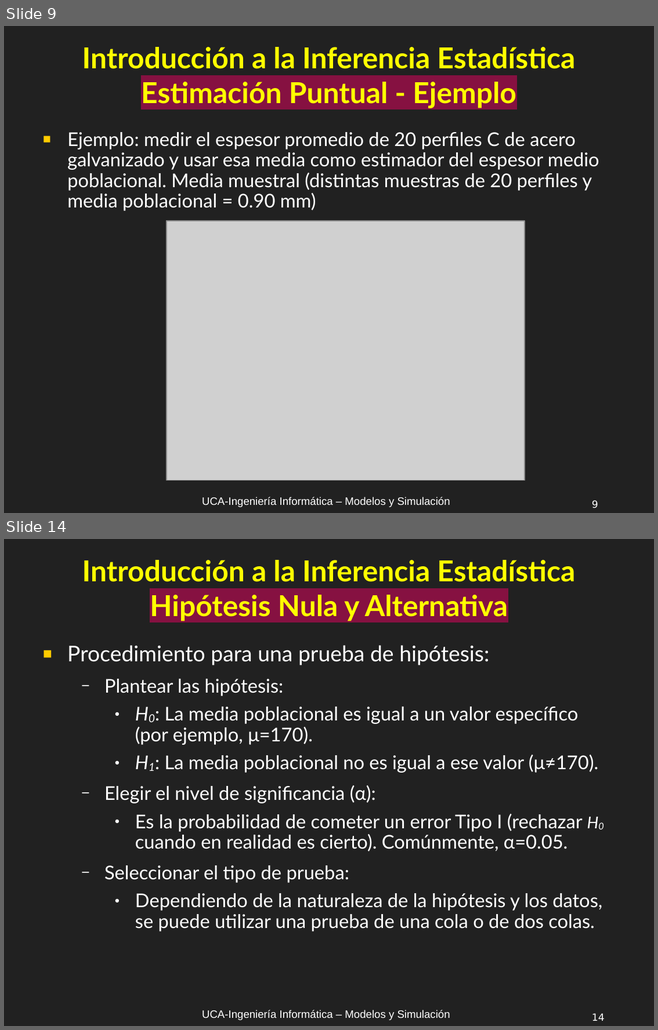
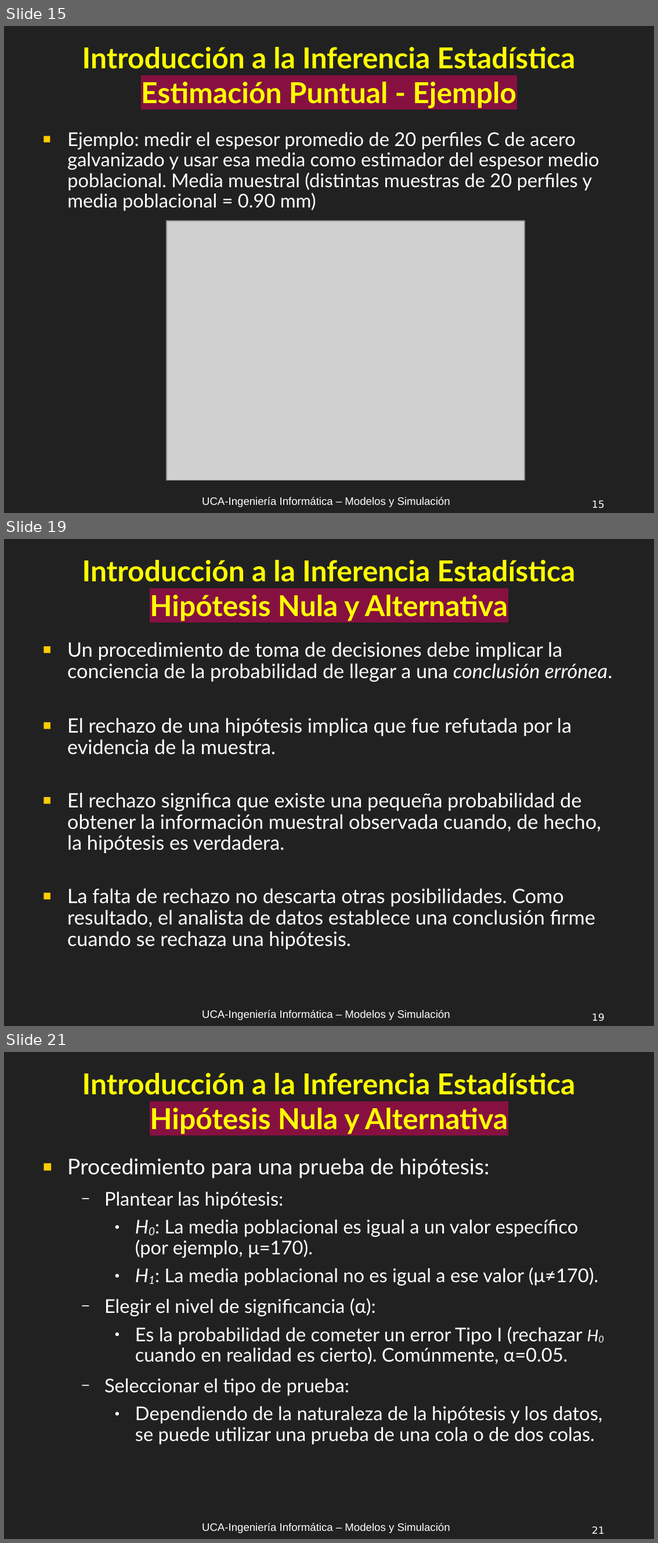
Before and after one commit to UCA-Facultad-de-Ingenieria-Clases-2025/MyS, a slide deck: Clases/MyS_C1A_Introducción_Inferencia_Estadística_R1.odp. Shown one above the other, each under a label of ours: slides 9 and 14 before the commit, slides 15, 19 and 21 after it; the slides between them are not shown. The pictures are 658x1030 and 658x1543 pixels, drawn with LibreOffice and Linux fonts; fonts in the diff are those of the drawing; grey boxes stand for pictures. Boxes give left, top, right and bottom in pixels: in the first picture for what was removed or moved away, otherwise in the second. Text is boxed around its words. In the diff, an @@ line names an element or a change of style, - is before the commit and + after.

```diff
--- a/Clases/MyS_C1A_Introducción_Inferencia_Estadística_R1.odp
+++ b/Clases/MyS_C1A_Introducción_Inferencia_Estadística_R1.odp
@@ slide 19 added at (4,539,654,1026), background #212121; not listed: 2 template elements that a slide beside it also shows @@
@@ title added at (82,560,575,621), 32 pt, text #FFFF00, bold @@
+Introducción a la Inferencia Estadística
+Hipótesis Nula y Alternativa
@@ text added at (67,642,612,950), 22 pt, text #FFFFFF @@
+■ Un procedimiento de toma de decisiones debe implicar la conciencia de la probabilidad de llegar a una conclusión errónea.
+■ El rechazo de una hipótesis implica que fue refutada por la evidencia de la muestra.
+■ El rechazo significa que existe una pequeña probabilidad de obtener la información muestral observada cuando, de hecho, la hipótesis es verdadera.
+■ La falta de rechazo no descarta otras posibilidades. Como resultado, el analista de datos establece una conclusión firme cuando se rechaza una hipótesis.
@@ what was slide 9 is now slide 15 @@
@@ page number at (592,500,604,509): text changed @@
-9
+15
@@ what was slide 14 is now slide 21 @@
@@ page number at (592,1526,604,1534): text changed @@
-14
+21
```
Also in this commit, not shown: 6 slides changed, 21 other slides added, 1 other file.
